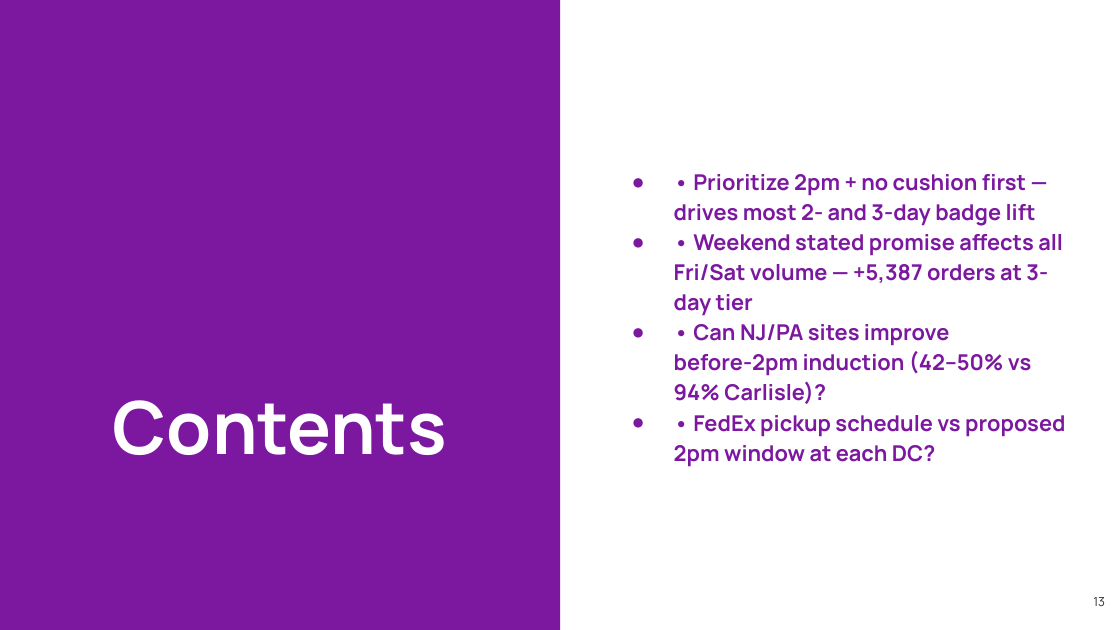
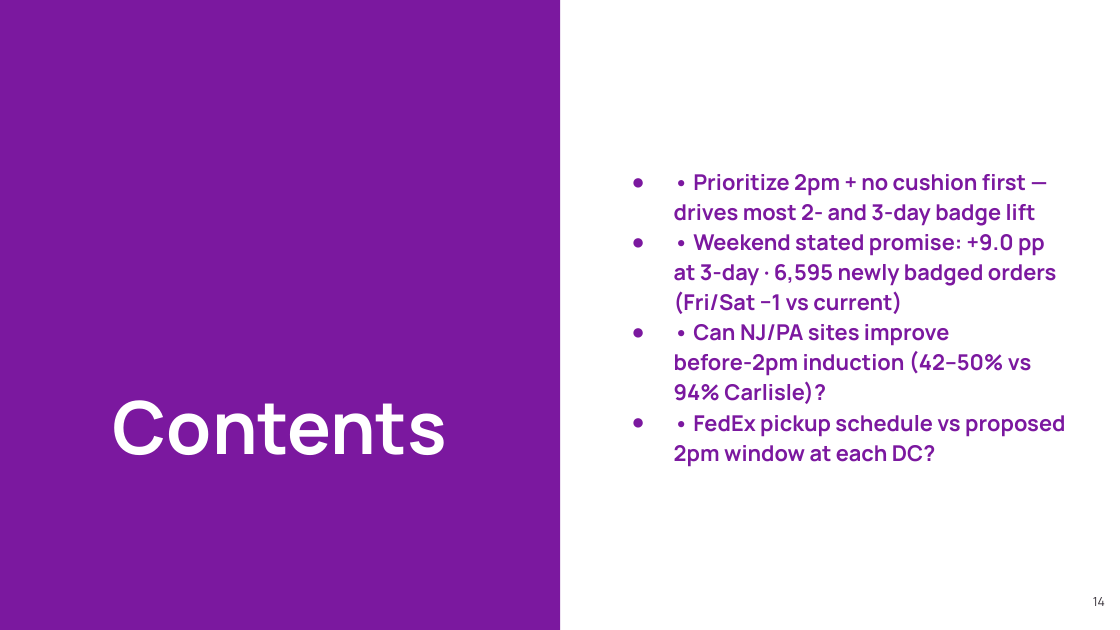
Before and after one commit to et844p/O2S, a slide deck: slide 14 of output/safavieh/Safavieh_CEO_June_MSBD.pptx (slide 13 before the commit). Drawn at 1120x630 pixels with LibreOffice and Linux fonts; fonts in the diff are those of the drawing; background and template pictures are left out. Boxes give left, top, right and bottom in pixels: in the first picture for what was removed or moved away, otherwise in the second. Text is boxed around its words. In the diff, an @@ line names an element or a change of style, - is before the commit and + after.

```diff
--- a/output/safavieh/Safavieh_CEO_June_MSBD.pptx
+++ b/output/safavieh/Safavieh_CEO_June_MSBD.pptx
@@ text at (x1=674, y1=234, x2=1057, y2=314): text changed @@
-● • Weekend stated promise affects all Fri/Sat volume — +5,387 orders at 3-day tier
+● • Weekend stated promise: +9.0 pp at 3-day · 6,595 newly badged orders (Fri/Sat −1 vs current)
@@ page number at (x1=1093, y1=597, x2=1105, y2=606): text changed @@
-13
+14
```
Also in this commit, not shown: 2 other slides changed, 2 slides added, 1 slide removed, 7 other files.
